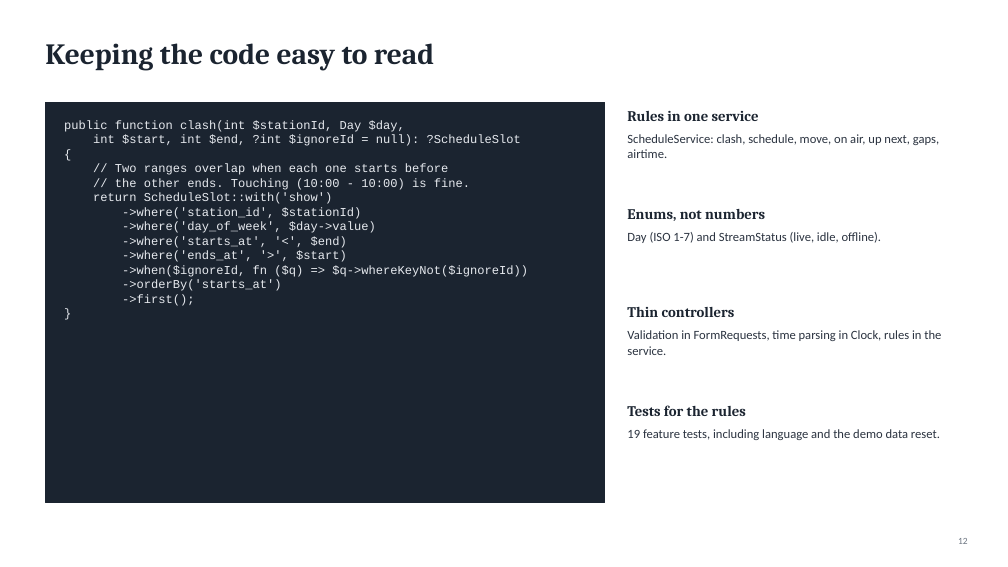
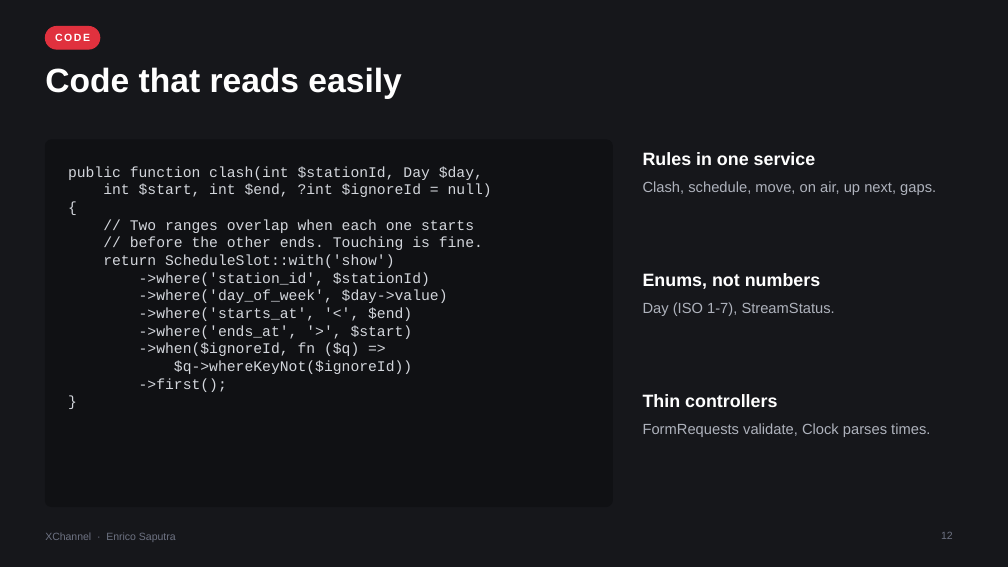
Before and after one commit to Enricosaputra/xchannel-dashboard-demo, a slide deck: slide 12 of docs/XChannel-walkthrough.pptx. Drawn at 1008x567 pixels with LibreOffice and Linux fonts; fonts in the diff are those of the drawing. Boxes give left, top, right and bottom in pixels: in the first picture for what was removed or moved away, otherwise in the second. Text is boxed around its words. In the diff, an @@ line names an element or a change of style, - is before the commit and + after.

```diff
--- a/docs/XChannel-walkthrough.pptx
+++ b/docs/XChannel-walkthrough.pptx
@@ background #FFFFFF to #16171B @@
@@ rounded rectangle added at box(45, 26, 100, 49), fill #E0313E, outline #E0313E 1 pt @@
@@ text removed at box(45, 43, 434, 71) @@
-Keeping the code easy to read
@@ text added at box(55, 33, 90, 41), 10 pt, text #FFFFFF, bold @@
+CODE
@@ title added at box(45, 67, 401, 99), 32 pt, text #FFFFFF, bold @@
+Code that reads easily
@@ rectangle removed at box(45, 102, 605, 503) @@
@@ rounded rectangle added at box(45, 140, 613, 507), fill #101114, outline #101114 1 pt @@
@@ text "Rules in one service": place and size @@
-text "Rules in one service" at box(627, 111, 759, 121)
+text "Rules in one service" at box(643, 152, 816, 165)
@@ text at box(68, 166, 483, 392): size 11.5 to 14 pt, text colour #E6E9EE to #D3D6DC in "public function clash(int $stationId, Day $day,", "{", "return ScheduleSlot::with('show')", "->where('station_id', $stationId)" and 5 more places @@
@@ text "public function clash(int $stationId, Day ...": place and size @@
-text "public function clash(int $stationId, Day ..." at box(64, 120, 528, 306)
+text "public function clash(int $stationId, Day ..." at box(68, 166, 492, 392)
@@ text at box(103, 184, 492, 197): text changed; size 11.5 to 14 pt; text colour #E6E9EE to #D3D6DC @@
-int $start, int $end, ?int $ignoreId = null): ?ScheduleSlot
+int $start, int $end, ?int $ignoreId = null)
@@ text at box(643, 181, 936, 195): text changed; size 12 to 14 pt; font Calibri to Arial; text colour #2B3340 to #AEB2BC @@
-ScheduleService: clash, schedule, move, on air, up next, gaps, airtime.
+Clash, schedule, move, on air, up next, gaps.
@@ text at box(130, 219, 483, 250): text changed; size 11.5 to 14 pt; text colour #E6E9EE to #D3D6DC @@
-// Two ranges overlap when each one starts before
-// the other ends. Touching (10:00 - 10:00) is fine.
+// Two ranges overlap when each one starts
+// before the other ends. Touching is fine.
@@ text "Enums, not numbers": place and size @@
-text "Enums, not numbers" at box(627, 209, 765, 221)
+text "Enums, not numbers" at box(643, 273, 820, 289)
@@ text at box(643, 302, 835, 316): text changed; size 12 to 14 pt; font Calibri to Arial; text colour #2B3340 to #AEB2BC @@
-Day (ISO 1-7) and StreamStatus (live, idle, offline).
+Day (ISO 1-7), StreamStatus.
@@ text at box(139, 342, 412, 374): text changed; size 11.5 to 14 pt; text colour #E6E9EE to #D3D6DC @@
-->when($ignoreId, fn ($q) => $q->whereKeyNot($ignoreId))
-->orderBy('starts_at')
+->when($ignoreId, fn ($q) =>
+$q->whereKeyNot($ignoreId))
@@ text removed at box(627, 330, 941, 355) @@
-Validation in FormRequests, time parsing in Clock, rules in the service.
@@ size 14 to 17 pt, font Cambria to Arial, text colour #1B2430 to #FFFFFF in 3 elements at box(643, 152, 816, 165), box(643, 273, 820, 289), box(643, 394, 777, 407) @@
@@ text "Thin controllers": place and size @@
-text "Thin controllers" at box(627, 307, 735, 317)
+text "Thin controllers" at box(643, 394, 777, 407)
@@ text removed at box(627, 405, 746, 416) @@
-Tests for the rules
@@ text at box(643, 423, 930, 437): text changed; size 12 to 14 pt; font Calibri to Arial; text colour #2B3340 to #AEB2BC @@
-19 feature tests, including language and the demo data reset.
+FormRequests validate, Clock parses times.
@@ text added at box(45, 532, 176, 542), 10 pt, text #6E7383 @@
+XChannel · Enrico Saputra
@@ page number: place and size @@
-page number at box(958, 538, 968, 544)
+page number at box(941, 532, 953, 539)
@@ page number at box(941, 532, 953, 539): size 9 to 10 pt, font Calibri to Arial, text colour #6B7480 to #6E7383; vertical alignment middle to top @@
```
Also in this commit, not shown: 14 other slides changed, 7 other files.
